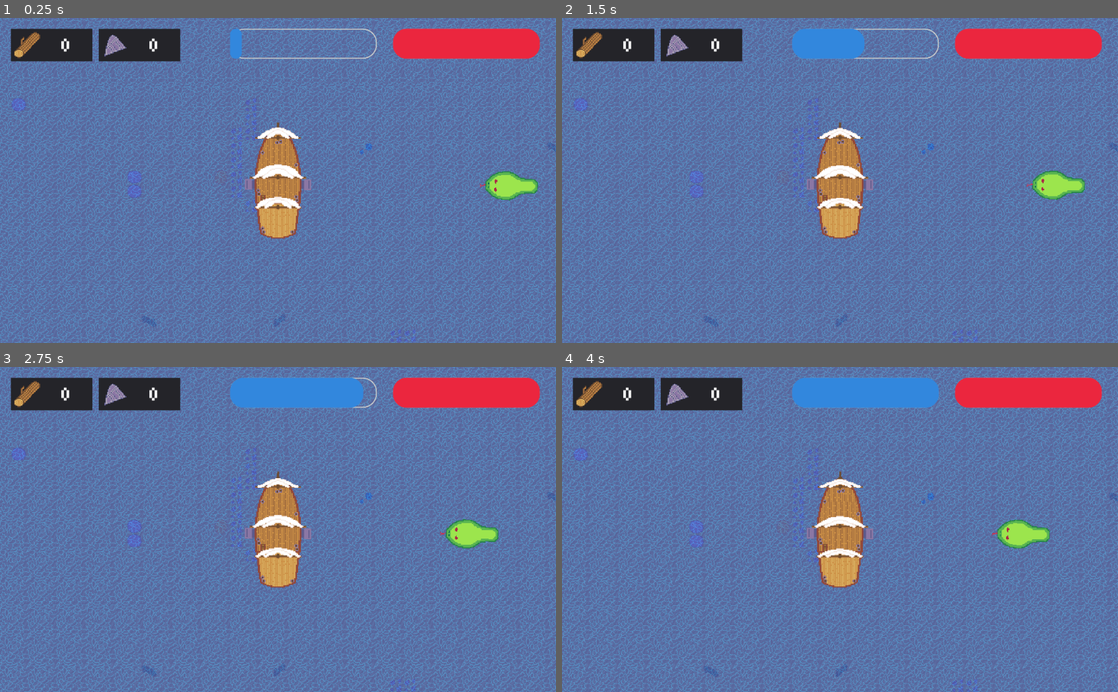
Above: before the commit, frames 1-4 (two rows, left to right).
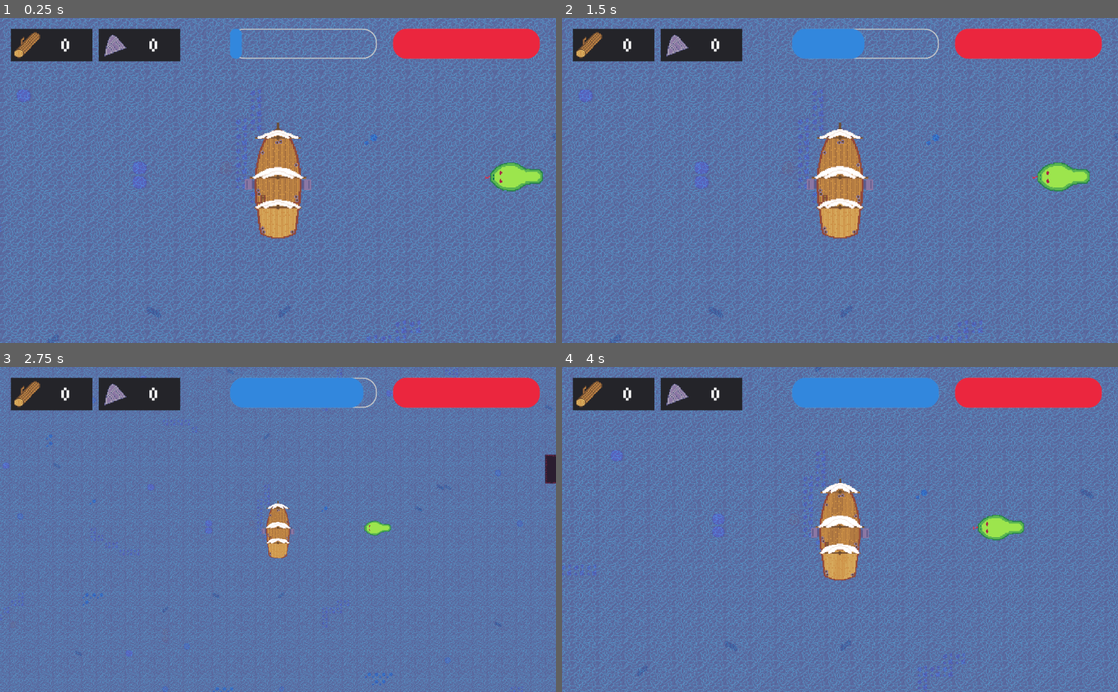
Above: after the commit, the same moments.

Repository: McLovin3/Calderia
Game: Godot game, scene res://TestScene.tscn
Same seed, same stepped clock (60 frames per second), same inputs: the game is played once before the commit and once after it.
Inputs (mouse positions are in pixels of both pictures, inside the frame that each line leads up to):
- Up to frame 1 (0.25 s): no input
- Up to frame 2 (1.5 s): tap Enter at 0.5 s; move the mouse to (962, 164) at 0.52 s; hold Middle mouse button (fish) 0.53-1.28 s; hold D (turn_right) from 0.53 s (still down); right-click (962, 164) at 0.6 s; click (962, 164) at 0.67 s; tap W (up) at 0.77 s; move the mouse to (728, 196) at 1.27 s; tap Middle mouse button (fish) at 1.35 s; click (728, 196) at 1.42 s
- Up to frame 3 (2.75 s): tap W (up) at 1.52 s; tap Z (zoom_out, bound only after the commit) at 1.55 s; move the mouse to (333, 458) at 2.02 s; release D (turn_right) at 2.03 s; hold A (turn_left) from 2.03 s (still down); hold Z (zoom_out, bound only after the commit) from 2.03 s (still down); click (333, 458) at 2.17 s; right-click (333, 458) at 2.3 s
- Up to frame 4 (4 s): move the mouse to (812, 594) at 2.77 s; release A (turn_left) at 2.78 s; release Z (zoom_out, bound only after the commit) at 2.78 s; hold D (turn_right) from 2.78 s (still down); right-click (812, 594) at 2.85 s; click (812, 594) at 2.92 s; tap W (up) at 3.02, 3.77 s; tap Middle mouse button (fish) at 3.05 s; move the mouse to (1006, 578) at 3.52 s; hold Middle mouse button (fish) from 3.53 s (still down); click (1006, 578) at 3.67 s; tap Z (zoom_out, bound only after the commit) at 3.8 s

The runs differ from the first frame. In frame 1, 20% of the frame differs, in the area x 0-100%, y 0-100%; in frame 2, 20%; in frame 3, 19%; in frame 4, 20%.

Commit message:
Added ZoomingCamera2D scene

Diff:
--- a/Bobber/Scripts/Bobber.gd
+++ b/Bobber/Scripts/Bobber.gd
@@ -1,15 +1,15 @@
 extends AnimatedSprite
 class_name Bobber
 
-var _random_fish := preload("res://RandomFish/RandomFish.tscn")
-onready var _quick_time_event := preload("res://QuickTimeEvent/QuickTimeEvent.tscn")
+var _random_fish : PackedScene = preload("res://RandomFish/RandomFish.tscn")
+onready var _quick_time_event : PackedScene = preload("res://QuickTimeEvent/QuickTimeEvent.tscn")
 onready var _caught_timer : Timer = $CaughtTimer
 
-export var base_ressource_amount := 25
-var _bite_rate_per_frame := 0.15
-var _fish_size_max_percentage := 0.3
-var _hooked := false
-var _fish_size := 0.0
+export var base_ressource_amount : int = 25
+var _bite_rate_per_frame : float = 0.15
+var _fish_size_max_percentage : float = 0.3
+var _hooked : bool = false
+var _fish_size : float = 0.0
 
 func _ready() -> void:
 	while _fish_size == 0.0:
--- a/PlayerShip/PlayerShip.tscn
+++ b/PlayerShip/PlayerShip.tscn
@@ -1,7 +1,8 @@
-[gd_scene load_steps=10 format=2]
+[gd_scene load_steps=11 format=2]
 
 [ext_resource path="res://PlayerShip/Sprites/DefaultPlayerShip-Sheet.png" type="Texture" id=1]
 [ext_resource path="res://PlayerShip/Scripts/PlayerShip.gd" type="Script" id=2]
+[ext_resource path="res://ZoomingCamera/ZoomingCamera2D.tscn" type="PackedScene" id=3]
 
 [sub_resource type="AtlasTexture" id=1]
 atlas = ExtResource( 1 )
@@ -42,7 +43,6 @@
 [node name="AnimatedSprite" type="AnimatedSprite" parent="."]
 frames = SubResource( 7 )
 animation = "idle"
-frame = 3
 playing = true
 
 [node name="HitBox" type="Area2D" parent="."]
@@ -55,12 +55,10 @@
 [node name="CollisionPolygon2D" type="CollisionPolygon2D" parent="."]
 polygon = PoolVector2Array( -26, 13, -23, 40, -20, 59, -8, 64, 8, 64, 20, 59, 23, 40, 26, 13, 25, -14, 21, -33, 13, -49, 0, -57, -13, -49, -21, -33, -25, -14 )
 
-[node name="Camera2D" type="Camera2D" parent="."]
-current = true
-zoom = Vector2( 1.2, 1.2 )
-
 [node name="DashCooldown" type="Timer" parent="."]
 wait_time = 3.0
 one_shot = true
 
+[node name="Camera2D" parent="." instance=ExtResource( 3 )]
+
 [connection signal="area_entered" from="HitBox" to="." method="_on_HitBox_area_entered"]
--- a/PlayerShip/Scripts/PlayerShip.gd
+++ b/PlayerShip/Scripts/PlayerShip.gd
@@ -21,7 +21,6 @@
 var _direction : Vector2 = Vector2.ZERO
 var _current_hp : int
 var _dashing : bool = false
-
 var _from : Vector2
 var _to : Vector2
 var _time : float = 0
@@ -31,13 +30,13 @@
 	_dash_timer.start()
 	GameManager.set_hp(_current_hp, base_hp)
 
-func _unhandled_input(event) -> void:
+func _unhandled_input(event : InputEvent) -> void:
 	#https://godotengine.org/qa/80382/is-it-possible-to-detect-if-mouse-pointer-hovering-over-area
 	var space = get_world_2d().direct_space_state
 
 	if not space.intersect_point(get_global_mouse_position()):
 		if not _fishing and event.is_action_pressed("fish") && _velocity <= min_fish_speed:
-			var instance = _bobber.instance()
+			var instance : Bobber = _bobber.instance()
 			get_parent().add_child(instance)
 			instance.position = get_parent().get_local_mouse_position()
 			instance._bite_rate_per_frame = bite_rate
@@ -48,9 +47,11 @@
 	_fishing = false
 
 func _physics_process(delta : float) -> void:
+	if not _fishing:
+		_manage_dash(delta)
+
 	_rotate(delta)
 	_calculate_direction()
-	_manage_dash(delta)
 	var _unused_velocity = move_and_slide(_direction * _velocity)
 
 func _calculate_direction() -> void:
--- a/TestScene.tscn
+++ b/TestScene.tscn
@@ -8,6 +8,7 @@
 [node name="Node2D" type="Node2D"]
 
 [node name="Navigation2D" parent="." instance=ExtResource( 2 )]
+position = Vector2( 11, -20 )
 
 [node name="KinematicBody2D" parent="Navigation2D" instance=ExtResource( 3 )]
 position = Vector2( -852, 196 )
--- /dev/null
+++ b/ZoomingCamera/Scripts/ZoomingCamera2D.gd
@@ -0,0 +1,23 @@
+extends Camera2D
+class_name ZoomingCamera2D
+
+#https://www.gdquest.com/tutorial/godot/2d/camera-zoom/
+export var zoom_duration : float = 0.2
+export var zoom_out_factor : float = 2
+
+onready var _tween : Tween = $Tween
+var _original_zoom : Vector2
+
+func _ready():
+	_original_zoom = zoom
+
+func _unhandled_input(event : InputEvent) -> void:
+	if (event.is_action_pressed("zoom_out")):
+		_set_zoom_level(_original_zoom * zoom_out_factor)
+
+	elif (event.is_action_released("zoom_out")):
+		_set_zoom_level(_original_zoom)
+
+func _set_zoom_level(final_zoom : Vector2) -> void:
+	_tween.interpolate_property(self, "zoom", zoom, final_zoom, zoom_duration)
+	_tween.start()
--- /dev/null
+++ b/ZoomingCamera/ZoomingCamera2D.tscn
@@ -0,0 +1,10 @@
+[gd_scene load_steps=2 format=2]
+
+[ext_resource path="res://ZoomingCamera/Scripts/ZoomingCamera2D.gd" type="Script" id=1]
+
+[node name="Camera2D" type="Camera2D"]
+current = true
+zoom = Vector2( 1.2, 1.2 )
+script = ExtResource( 1 )
+
+[node name="Tween" type="Tween" parent="."]
--- a/project.godot
+++ b/project.godot
@@ -48,6 +48,11 @@
 "class": "WaterSnake",
 "language": "GDScript",
 "path": "res://Enemies/Scripts/WaterSnake.gd"
+}, {
+"base": "Camera2D",
+"class": "ZoomingCamera2D",
+"language": "GDScript",
+"path": "res://ZoomingCamera/Scripts/ZoomingCamera2D.gd"
 } ]
 _global_script_class_icons={
 "Bobber": "",
@@ -57,7 +62,8 @@
 "QuickTimeEvent": "",
 "RandomFish": "",
 "Shark": "",
-"WaterSnake": ""
+"WaterSnake": "",
+"ZoomingCamera2D": ""
 }
 
 [application]
@@ -199,6 +205,11 @@
 "events": [ Object(InputEventMouseButton,"resource_local_to_scene":false,"resource_name":"","device":0,"alt":false,"shi …(212 unchanged characters)…
  ]
 }
+zoom_out={
+"deadzone": 0.5,
+"events": [ Object(InputEventKey,"resource_local_to_scene":false,"resource_name":"","device":0,"alt":false,"shift":false,"control":false,"meta":false,"command":false,"pressed":false,"scancode":90,"physical_scancode":0,"unicode":0,"echo":false,"script":null)
+ ]
+}
 
 [layer_names]
 
